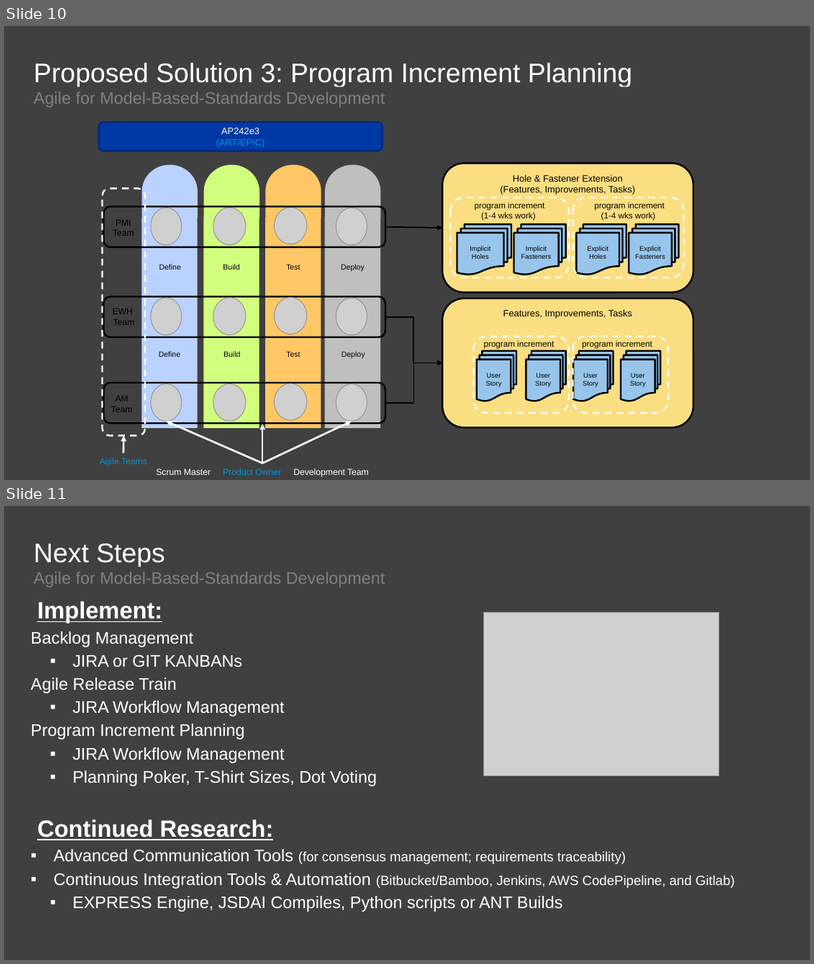
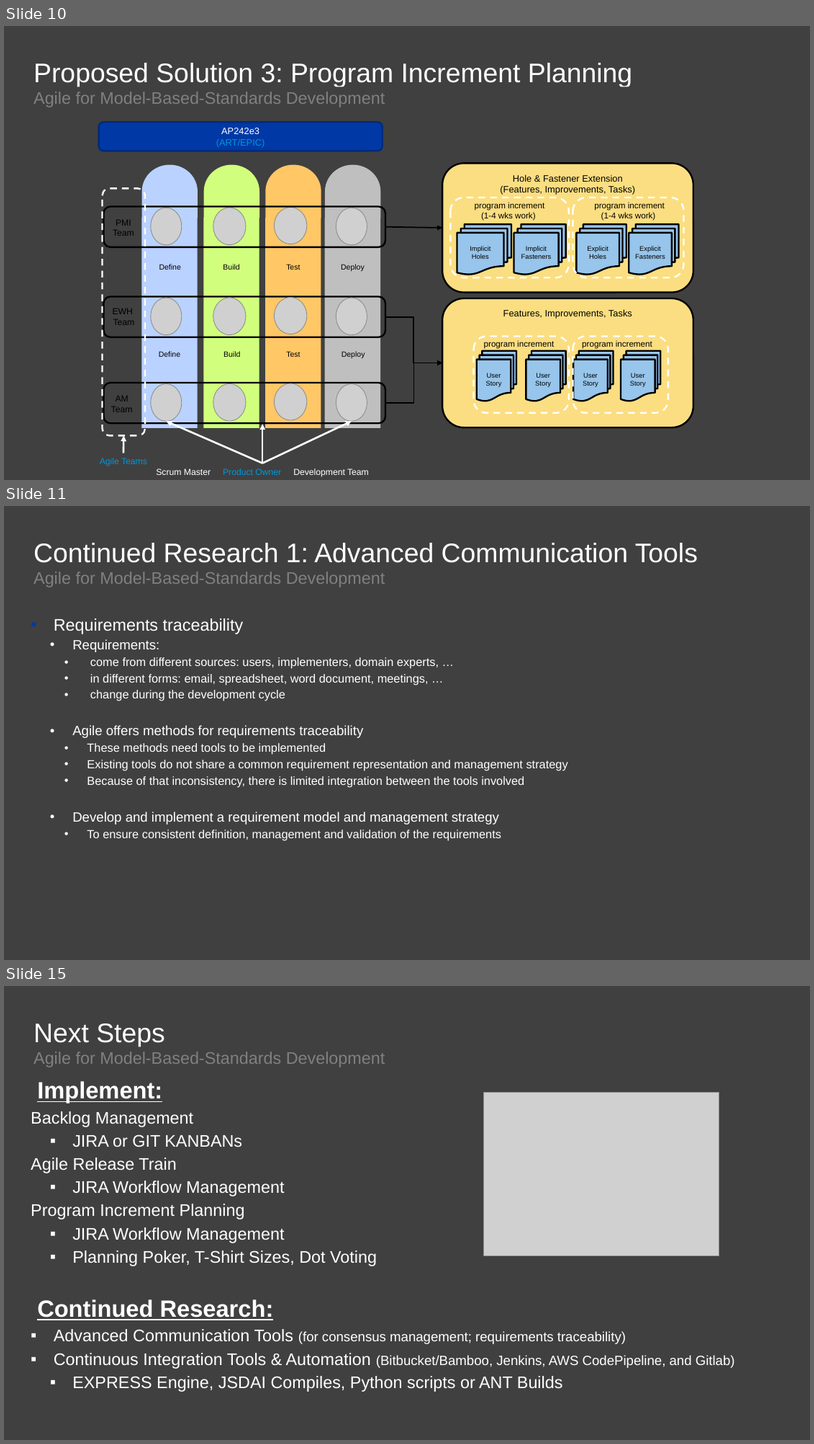
Before and after one commit to agile4mbsd/papers, a slide deck: 01 - Agile for Model-Based Standards Development/D - Presentations/PDES.Presentation.pptx. Shown one above the other, each under a label of ours: slides 10 and 11 before the commit, slides 10, 11 and 15 after it; the slides between them are not shown. The pictures are 814x964 and 814x1444 pixels, drawn with LibreOffice and Linux fonts; fonts in the diff are those of the drawing; grey boxes stand for pictures; background and template pictures are left out. Boxes give left, top, right and bottom in pixels: in the first picture for what was removed or moved away, otherwise in the second. Text is boxed around its words. In the diff, an @@ line names an element or a change of style, - is before the commit and + after.

```diff
--- a/01 - Agile for Model-Based Standards Development/D - Presentations/PDES.Presentation.pptx
+++ b/01 - Agile for Model-Based Standards Development/D - Presentations/PDES.Presentation.pptx
@@ slide 11 added at bbox=[4, 506, 810, 960], background #404040 @@
@@ title added at bbox=[34, 543, 698, 563], 32 pt, text #FFFFFF @@
+Continued Research 1: Advanced Communication Tools
@@ text added at bbox=[34, 572, 386, 587], 20 pt, text #808080 @@
+Agile for Model-Based-Standards Development
@@ text added at bbox=[54, 618, 568, 840], 14 pt, text #FFFFFF @@
+• Requirements traceability
+  • Requirements:
+    • come from different sources: users, implementers, domain experts, …
+    • in different forms: email, spreadsheet, word document, meetings, …
+    • change during the development cycle
+  • Agile offers methods for requirements traceability
+    • These methods need tools to be implemented
+    • Existing tools do not share a common requirement representation and management strategy
+    • Because of that inconsistency, there is limited integration between the tools involved
+  • Develop and implement a requirement model and management strategy
+    • To ensure consistent definition, management and validation of the requirements
@@ what was slide 11 is now slide 15 @@
```
Also in this commit, not shown: 3 other slides added.
